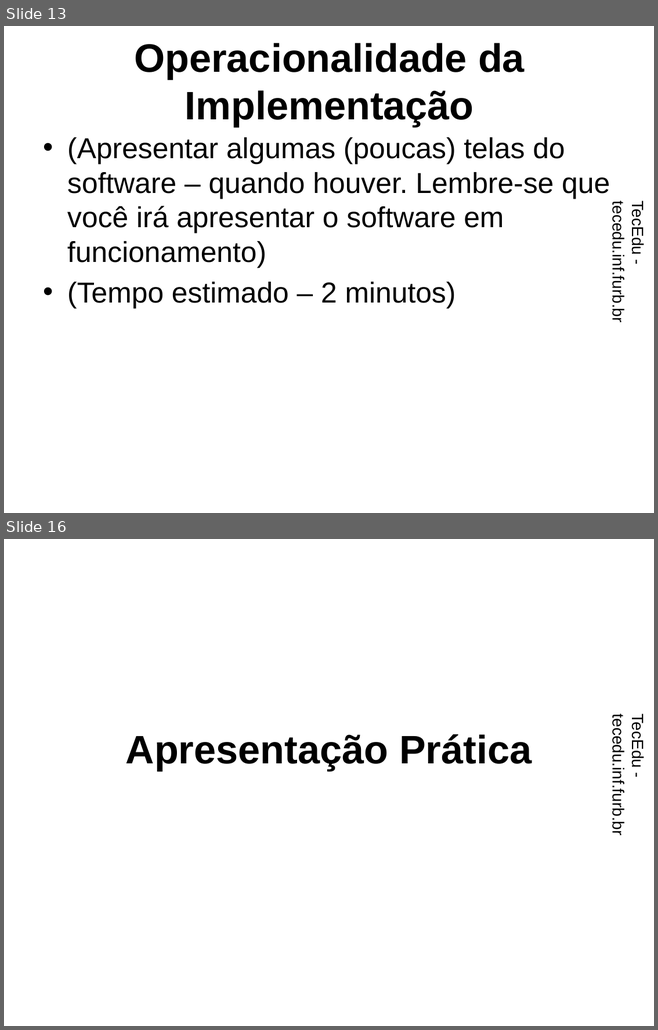
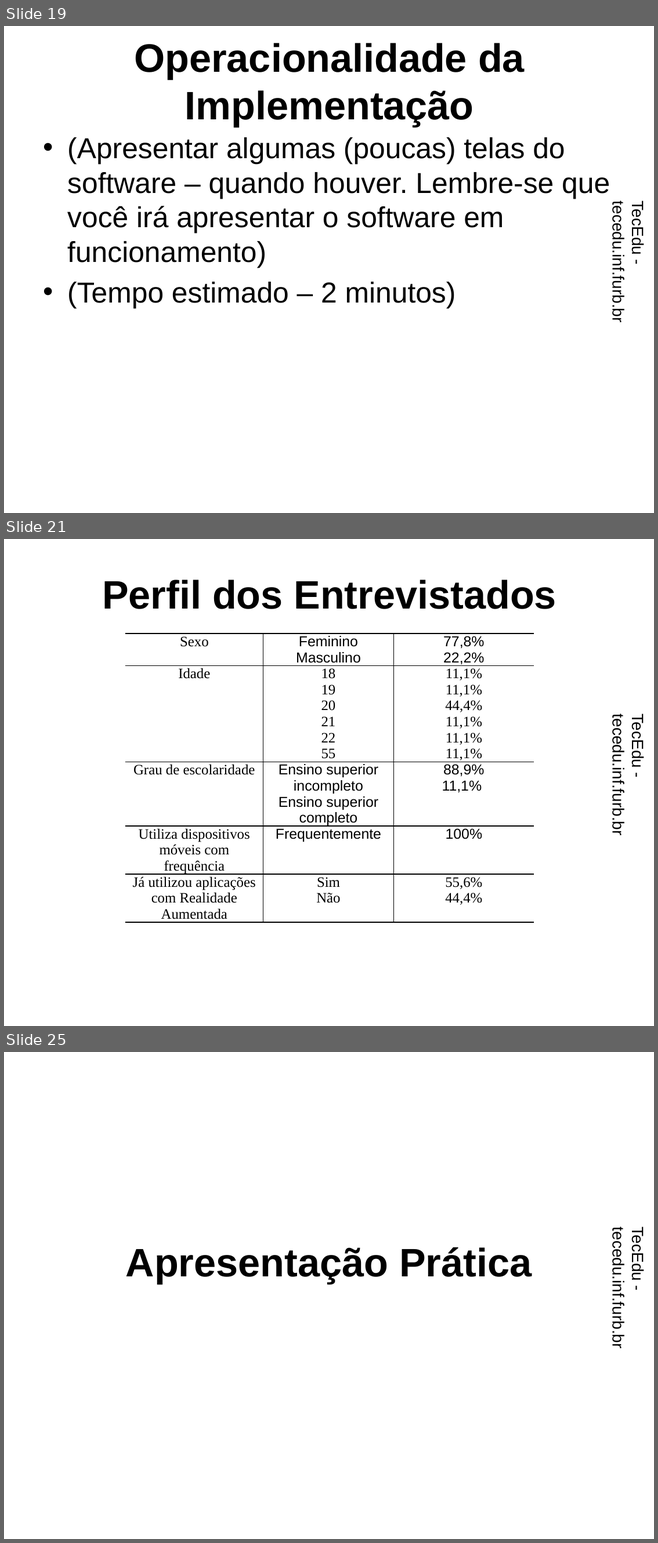
Before and after one commit to dalton-reis/tcc_RodrigoWernkePereira, a slide deck: Apresentação/EcosAR.pptx. Shown one above the other, each under a label of ours: slides 13 and 16 before the commit, slides 19, 21 and 25 after it; the slides between them are not shown. The pictures are 658x1030 and 658x1543 pixels, drawn with LibreOffice and Linux fonts; fonts in the diff are those of the drawing; background and template pictures are left out. Boxes give left, top, right and bottom in pixels: in the first picture for what was removed or moved away, otherwise in the second. Text is boxed around its words. In the diff, an @@ line names an element or a change of style, - is before the commit and + after.

Commit message:
Updated slides!!!!

```diff
--- a/Apresentação/EcosAR.pptx
+++ b/Apresentação/EcosAR.pptx
@@ slide 21 added at [4,539,654,1026], background picture (left out); not listed: 1 template element that a slide beside it also shows @@
@@ title added at [102,580,556,609], 44 pt, text #000000, bold @@
+Perfil dos Entrevistados
@@ table added at [125,634,534,946], 5 rows, 3 columns @@
+Sexo | Feminino / Masculino | 77,8% / 22,2%
+Idade | 18 / 19 / 20 / 21 / 22 / 55 | 11,1% / 11,1% / 44,4% / 11,1% / 11,1% / 11,1%
+Grau de escolaridade | Ensino superior incompleto / Ensino superior completo | 88,9% / 11,1%
+Utiliza dispositivos móveis com frequência | Frequentemente | 100%
+Já utilizou aplicações com Realidade Aumentada | Sim / Não | 55,6% / 44,4%
@@ what was slide 13 is now slide 19 @@
@@ what was slide 16 is now slide 25 @@
```
Also in this commit, not shown: 1 slide changed, 20 other slides added, 11 slides removed.
